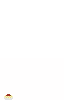
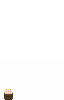
Layers edited between the first and the second w=64, h=100 image:
hid "pasta" (2nd of 2, in "items") over [4, 94, 13, 100]
showed "cake" (2nd of 2, in "items") over [4, 89, 13, 100]
